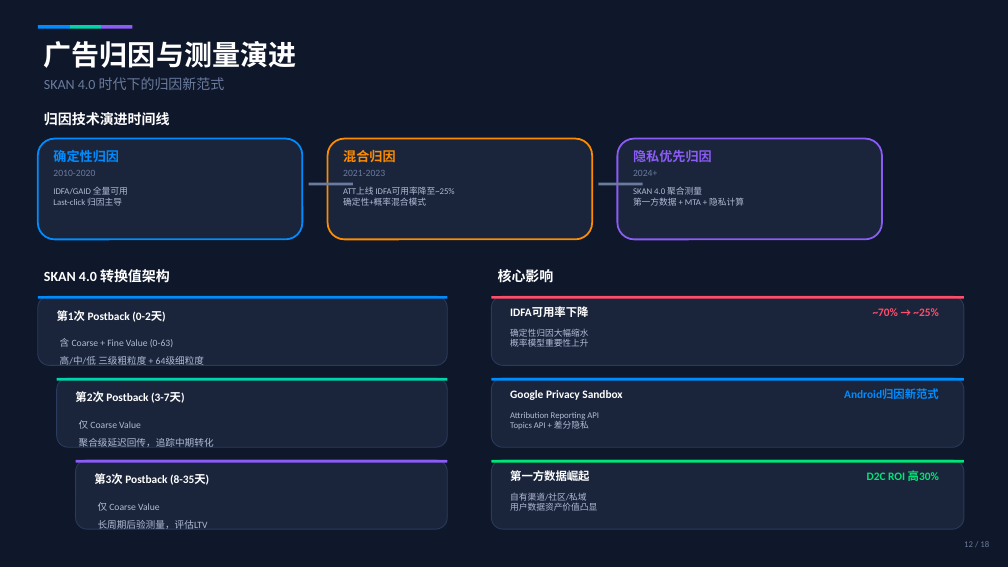
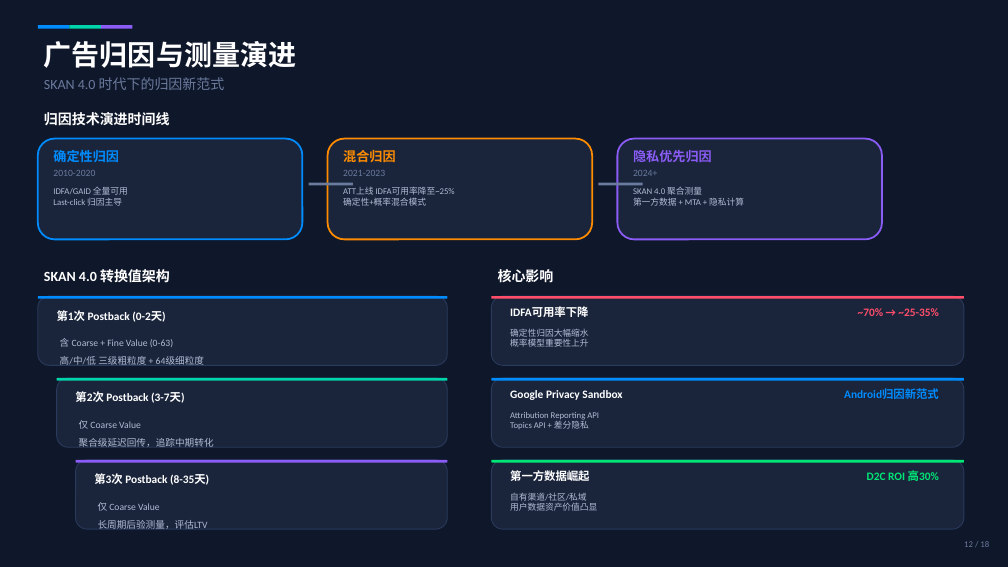
Before and after one commit to xhyha/insight, a slide deck: slide 12 of game_ad_roi_insight.pptx. Drawn at 1008x567 pixels with LibreOffice and Linux fonts; fonts in the diff are those of the drawing. Boxes give left, top, right and bottom in pixels: in the first picture for what was removed or moved away, otherwise in the second. Text is boxed around its words. In the diff, an @@ line names an element or a change of style, - is before the commit and + after.

```diff
--- a/game_ad_roi_insight.pptx
+++ b/game_ad_roi_insight.pptx
@@ text at (858,308,938,316): text changed @@
-~70% → ~25%
+~70% → ~25-35%
```
Also in this commit, not shown: 6 other slides changed.
